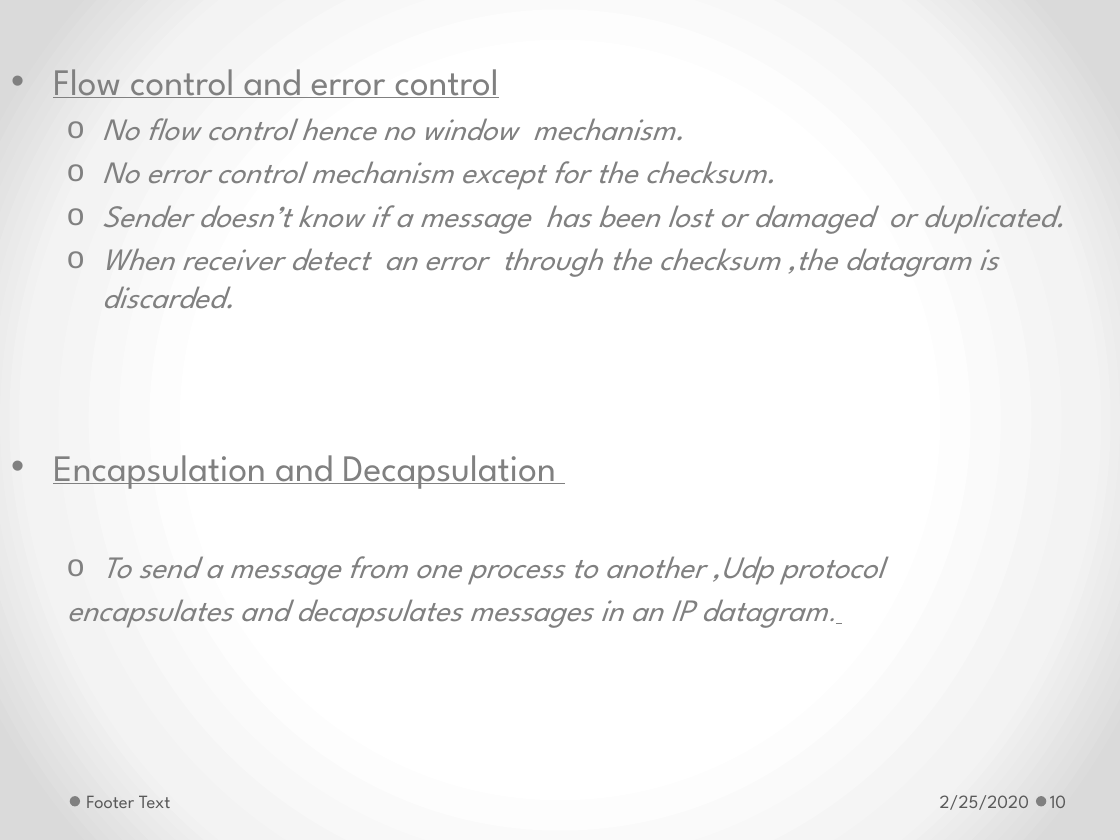
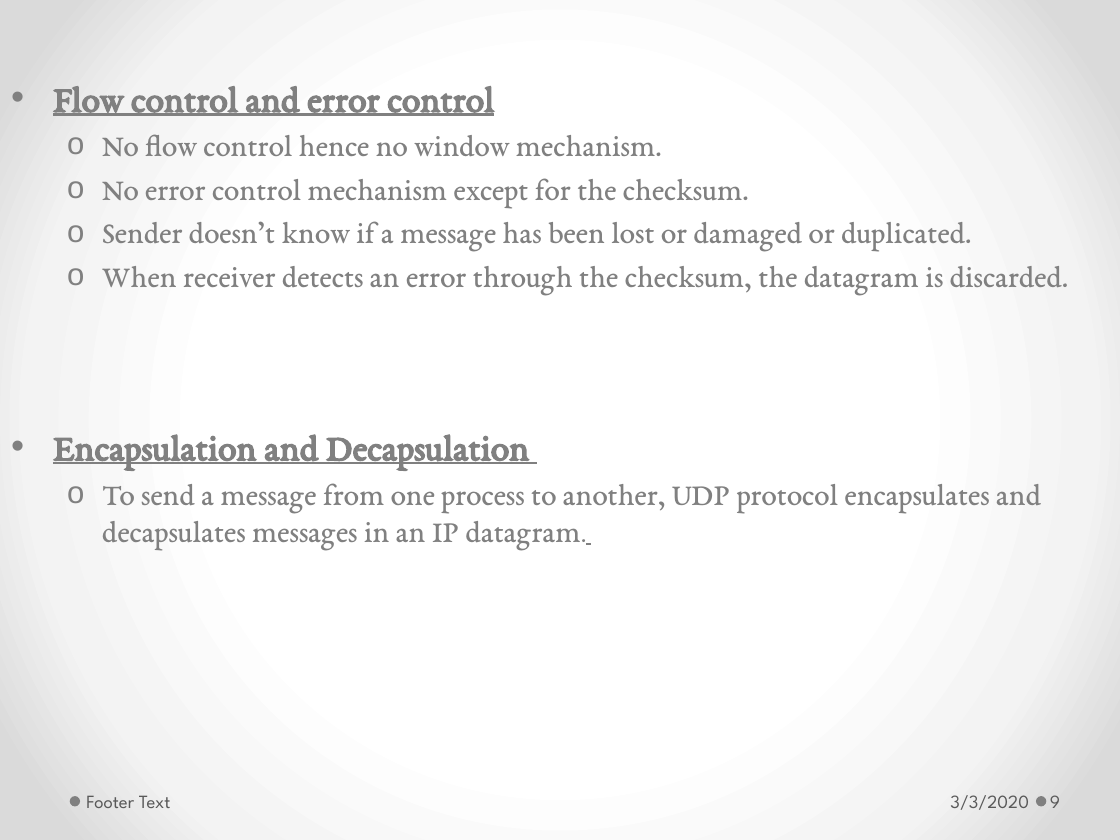
Before and after one commit to GeneralNitin/S6, a slide deck: slide 9 of 03. Computer Networks/PPTs/6.2. UDP.pptx (slide 10 before the commit). Drawn at 1120x840 pixels with LibreOffice and Linux fonts; fonts in the diff are those of the drawing. Boxes give left, top, right and bottom in pixels: in the first picture for what was removed or moved away, otherwise in the second. Text is boxed around its words. In the diff, an @@ line names an element or a change of style, - is before the commit and + after.

```diff
--- a/03. Computer Networks/PPTs/6.2. UDP.pptx
+++ b/03. Computer Networks/PPTs/6.2. UDP.pptx
@@ text "Flow control and error control": place and size @@
-text "Flow control and error control" at [53, 69, 1065, 628]
+text "Flow control and error control" at [53, 86, 1068, 550]
@@ text at [53, 86, 971, 469]: font League Spartan to EB Garamond in "Flow control and error control", "No flow control hence no window mechanism.", "No error control mechanism except for the ...", "Sender doesn’t know if a message has ..." and 1 more places; bold on in "Flow control and error control", "Encapsulation and Decapsulation"; italic off in "No flow control hence no window mechanism.", "No error control mechanism except for the ...", "Sender doesn’t know if a message has ..." @@
@@ text at [102, 266, 1068, 295]: text changed; font League Spartan to EB Garamond; italic off @@
-  o When receiver detect an error through the checksum ,the datagram is discarded.
+  o When receiver detects an error through the checksum, the datagram is discarded.
@@ text at [102, 483, 1041, 550]: text changed; font League Spartan to EB Garamond; italic off @@
-  o To send a message from one process to another ,Udp protocol
-  encapsulates and decapsulates messages in an IP datagram.
+  o To send a message from one process to another, UDP protocol encapsulates and decapsulates messages in an IP datagram.
@@ text at [950, 795, 1029, 810]: text changed @@
-2/25/2020
+3/3/2020
@@ page number at [1050, 795, 1060, 808]: text changed @@
-10
+9
```
Also in this commit, not shown: 16 other slides changed, 1 slide removed, 42 other files.
